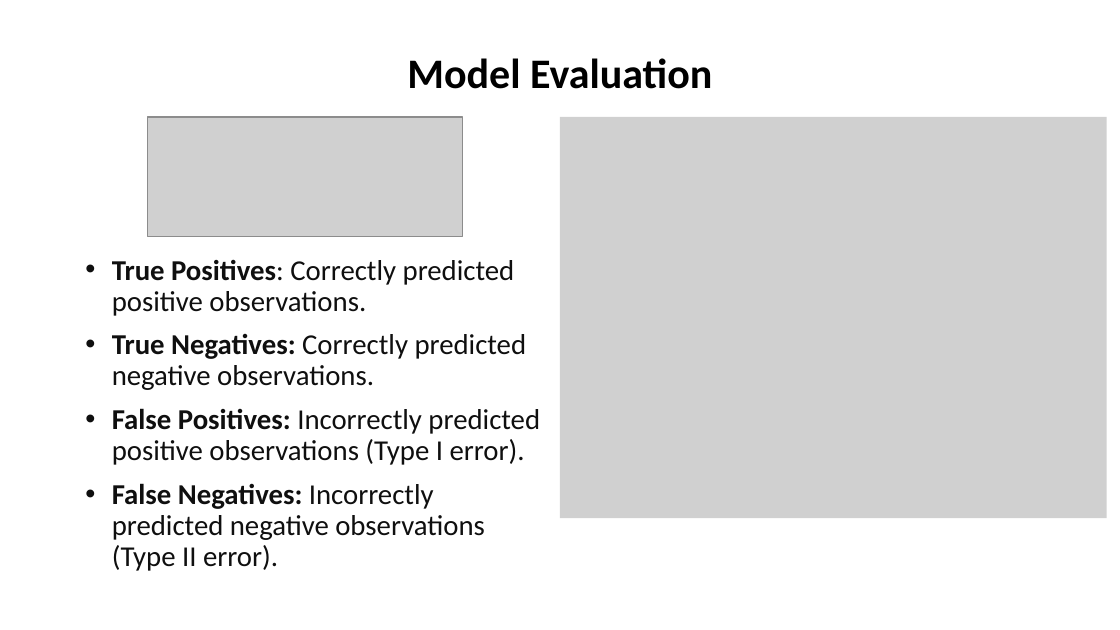
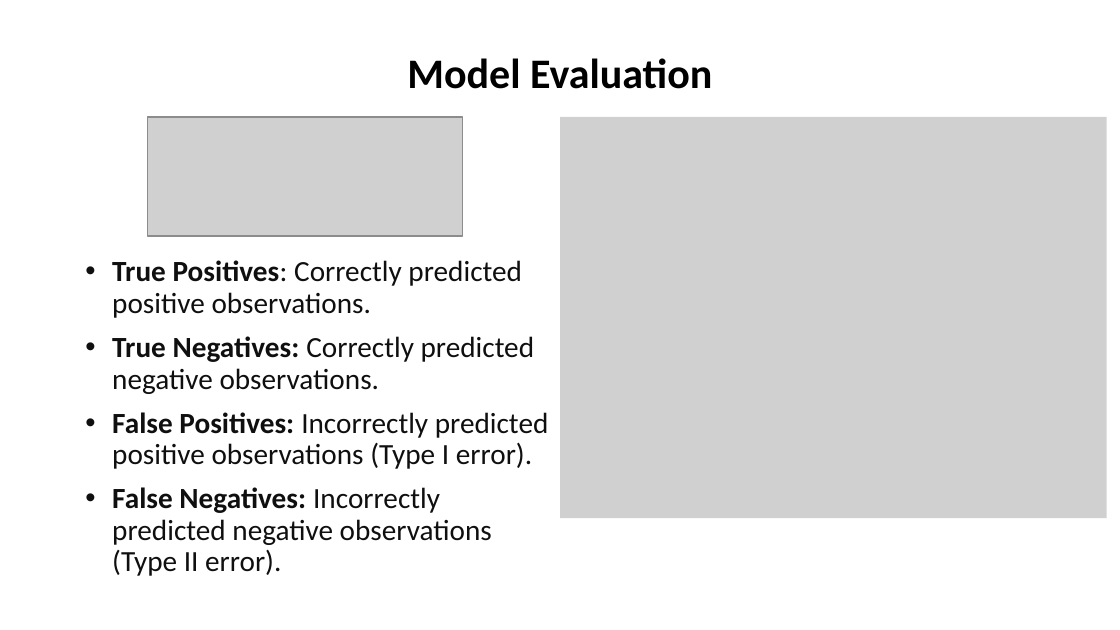
Before and after one commit to insp7/student-dropout-prediction, a slide deck: slide 11 of Student Academic Success Analysis Using R.pptx. Drawn at 1120x630 pixels with LibreOffice and Linux fonts; fonts in the diff are those of the drawing; grey boxes stand for pictures. Boxes give left, top, right and bottom in pixels: in the first picture for what was removed or moved away, otherwise in the second. Text is boxed around its words. In the diff, an @@ line names an element or a change of style, - is before the commit and + after.

```diff
--- a/Student Academic Success Analysis Using R.pptx
+++ b/Student Academic Success Analysis Using R.pptx
@@ text "True Positives: Correctly predicted positive ..." at (x1=112, y1=260, x2=549, y2=576): size 18.5 to 18.8 pt @@
```
Also in this commit, not shown: 6 other slides changed, 10 other files.
